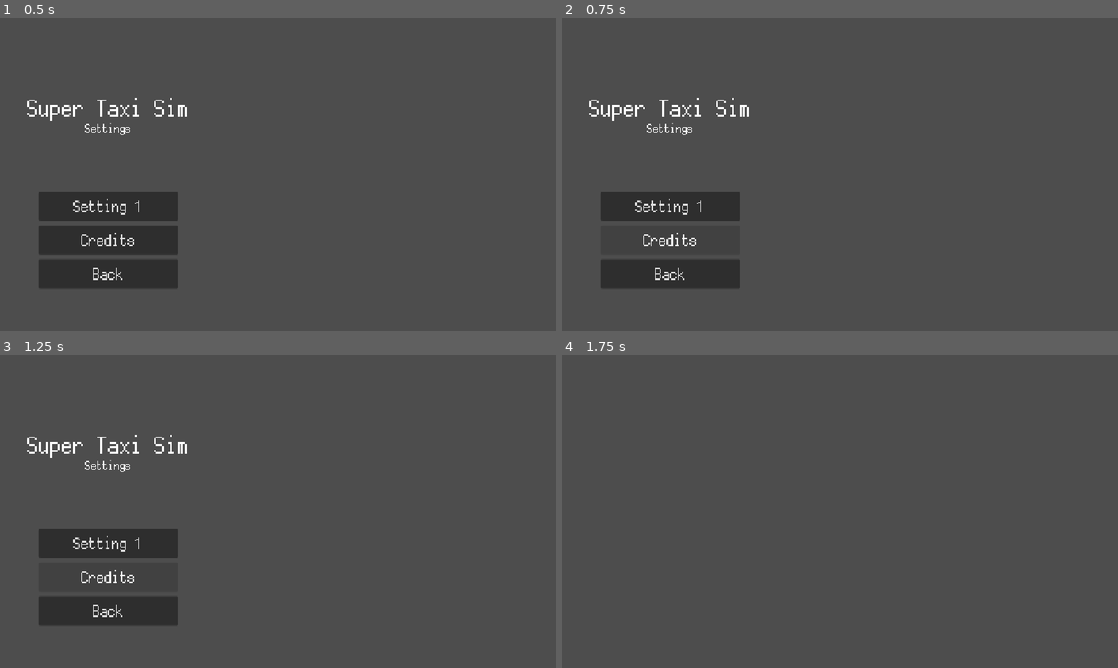
Above: before the commit, frames 1-4 (two rows, left to right).
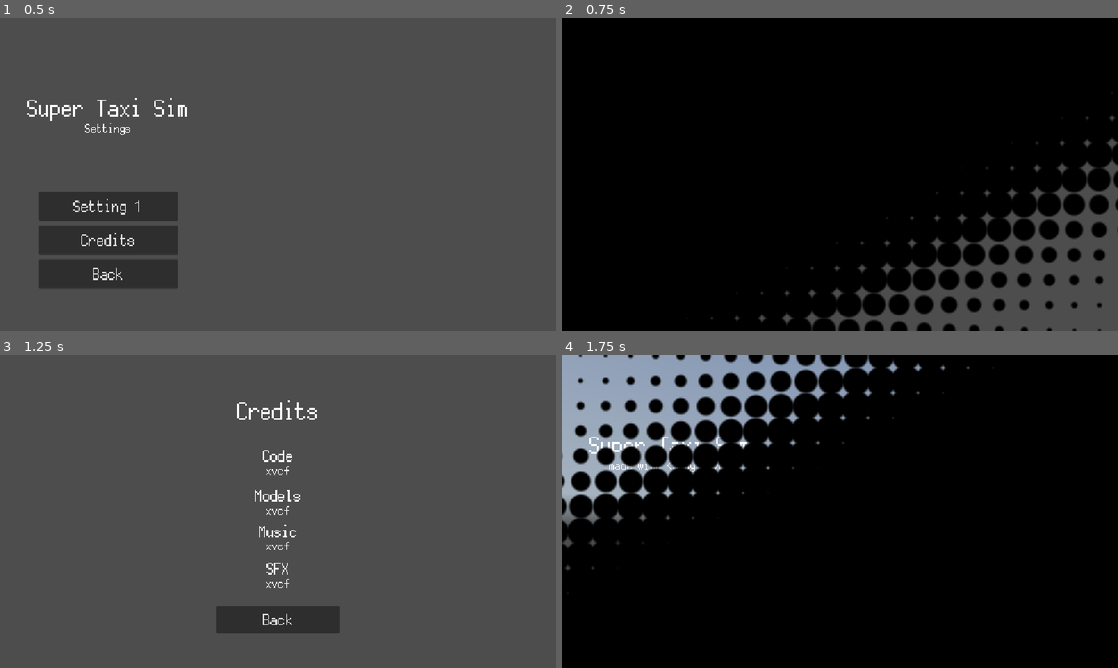
Above: after the commit, the same moments.

Repository: RafaeloxMC/super-taxi-sim
Game: Godot game, scene res://scenes/ui/settings.tscn
Same seed, same stepped clock (60 frames per second), same inputs: the game is played once before the commit and once after it. This scene is started directly instead of the project's main scene. A sky picture missing from this copy of the repository is replaced by a grey-blue gradient.
Inputs:
- Up to frame 1 (0.5 s): no input
- Up to frame 2 (0.75 s): click "Credits" at 0.5 s
- Up to frame 3 (1.25 s): no input
- Up to frame 4 (1.75 s): click "Back" at 1.25 s

Frame 1 is identical in both runs. In frame 2, 90% of the frame differs, in the area x 0-100%, y 0-100%; in frame 3, 7.6%; in frame 4, 99%.

Commit message:
Add credits & back button

Diff:
--- /dev/null
+++ b/scenes/ui/back_button.tscn
@@ -0,0 +1,18 @@
+[gd_scene load_steps=3 format=3 uid="uid://dm3rauw2fhcxt"]
+
+[ext_resource type="Theme" uid="uid://nfbuw1d6mf3f" path="res://assets/themes/ui.tres" id="1_wnl1u"]
+[ext_resource type="Script" uid="uid://rmuo0tn7tomj" path="res://scripts/ui/back_button.gd" id="2_twttt"]
+
+[node name="BackButton" type="Button"]
+anchors_preset = 15
+anchor_right = 1.0
+anchor_bottom = 1.0
+offset_right = -876.0
+offset_bottom = -582.0
+grow_horizontal = 2
+grow_vertical = 2
+theme = ExtResource("1_wnl1u")
+text = "Back"
+script = ExtResource("2_twttt")
+
+[connection signal="pressed" from="." to="." method="_on_pressed"]
--- /dev/null
+++ b/scenes/ui/credits.tscn
@@ -0,0 +1,186 @@
+[gd_scene load_steps=3 format=3 uid="uid://dsiy75genwa8o"]
+
+[ext_resource type="Theme" uid="uid://nfbuw1d6mf3f" path="res://assets/themes/ui.tres" id="1_oap8i"]
+[ext_resource type="PackedScene" uid="uid://dm3rauw2fhcxt" path="res://scenes/ui/back_button.tscn" id="2_jkvjv"]
+
+[node name="Credits" type="Control"]
+layout_mode = 3
+anchors_preset = 15
+anchor_right = 1.0
+anchor_bottom = 1.0
+grow_horizontal = 2
+grow_vertical = 2
+
+[node name="Credits" type="Label" parent="."]
+layout_mode = 1
+anchors_preset = 8
+anchor_left = 0.5
+anchor_top = 0.5
+anchor_right = 0.5
+anchor_bottom = 0.5
+offset_left = -84.0
+offset_top = -235.0
+offset_right = 84.0
+offset_bottom = -181.0
+grow_horizontal = 2
+grow_vertical = 2
+theme = ExtResource("1_oap8i")
+theme_override_font_sizes/font_size = 48
+text = "Credits"
+horizontal_alignment = 1
+
+[node name="Code" type="Label" parent="."]
+layout_mode = 1
+anchors_preset = 8
+anchor_left = 0.5
+anchor_top = 0.5
+anchor_right = 0.5
+anchor_bottom = 0.5
+offset_left = -84.0
+offset_top = -133.0
+offset_right = 84.0
+offset_bottom = -79.0
+grow_horizontal = 2
+grow_vertical = 2
+theme = ExtResource("1_oap8i")
+theme_override_font_sizes/font_size = 32
+text = "Code"
+horizontal_alignment = 1
+
+[node name="xvcf" type="Label" parent="Code"]
+layout_mode = 1
+anchors_preset = 7
+anchor_left = 0.5
+anchor_top = 1.0
+anchor_right = 0.5
+anchor_bottom = 1.0
+offset_left = -84.0
+offset_top = -20.0
+offset_right = 84.0
+offset_bottom = 34.0
+grow_horizontal = 2
+grow_vertical = 0
+theme = ExtResource("1_oap8i")
+theme_override_font_sizes/font_size = 24
+text = "xvcf"
+horizontal_alignment = 1
+
+[node name="Models" type="Label" parent="."]
+layout_mode = 1
+anchors_preset = 8
+anchor_left = 0.5
+anchor_top = 0.5
+anchor_right = 0.5
+anchor_bottom = 0.5
+offset_left = -84.0
+offset_top = -50.0
+offset_right = 84.0
+offset_bottom = 4.0
+grow_horizontal = 2
+grow_vertical = 2
+theme = ExtResource("1_oap8i")
+theme_override_font_sizes/font_size = 32
+text = "Models"
+horizontal_alignment = 1
+
+[node name="xvcf" type="Label" parent="Models"]
+layout_mode = 1
+anchors_preset = 7
+anchor_left = 0.5
+anchor_top = 1.0
+anchor_right = 0.5
+anchor_bottom = 1.0
+offset_left = -84.0
+offset_top = -20.0
+offset_right = 84.0
+offset_bottom = 34.0
+grow_horizontal = 2
+grow_vertical = 0
+theme = ExtResource("1_oap8i")
+theme_override_font_sizes/font_size = 24
+text = "xvcf"
+horizontal_alignment = 1
+
+[node name="Music" type="Label" parent="."]
+layout_mode = 1
+anchors_preset = 8
+anchor_left = 0.5
+anchor_top = 0.5
+anchor_right = 0.5
+anchor_bottom = 0.5
+offset_left = -84.0
+offset_top = 24.0
+offset_right = 84.0
+offset_bottom = 78.0
+grow_horizontal = 2
+grow_vertical = 2
+theme = ExtResource("1_oap8i")
+theme_override_font_sizes/font_size = 32
+text = "Music"
+horizontal_alignment = 1
+
+[node name="xvcf" type="Label" parent="Music"]
+layout_mode = 1
+anchors_preset = 7
+anchor_left = 0.5
+anchor_top = 1.0
+anchor_right = 0.5
+anchor_bottom = 1.0
+offset_left = -84.0
+offset_top = -20.0
+offset_right = 84.0
+offset_bottom = 34.0
+grow_horizontal = 2
+grow_vertical = 0
+theme = ExtResource("1_oap8i")
+theme_override_font_sizes/font_size = 24
+text = "xvcf"
+horizontal_alignment = 1
+
+[node name="SFX" type="Label" parent="."]
+layout_mode = 1
+anchors_preset = 8
+anchor_left = 0.5
+anchor_top = 0.5
+anchor_right = 0.5
+anchor_bottom = 0.5
+offset_left = -84.0
+offset_top = 101.0
+offset_right = 84.0
+offset_bottom = 155.0
+grow_horizontal = 2
+grow_vertical = 2
+theme = ExtResource("1_oap8i")
+theme_override_font_sizes/font_size = 32
+text = "SFX"
+horizontal_alignment = 1
+
+[node name="xvcf" type="Label" parent="SFX"]
+layout_mode = 1
+anchors_preset = 7
+anchor_left = 0.5
+anchor_top = 1.0
+anchor_right = 0.5
+anchor_bottom = 1.0
+offset_left = -84.0
+offset_top = -20.0
+offset_right = 84.0
+offset_bottom = 34.0
+grow_horizontal = 2
+grow_vertical = 0
+theme = ExtResource("1_oap8i")
+theme_override_font_sizes/font_size = 24
+text = "xvcf"
+horizontal_alignment = 1
+
+[node name="BackButton" parent="." instance=ExtResource("2_jkvjv")]
+layout_mode = 1
+anchors_preset = 7
+anchor_left = 0.5
+anchor_top = 1.0
+anchor_right = 0.5
+offset_left = -128.0
+offset_top = -128.0
+offset_right = 128.0
+offset_bottom = -72.0
+grow_vertical = 0
--- a/scenes/util/scene_manager.tscn
+++ b/scenes/util/scene_manager.tscn
@@ -1,19 +1,22 @@
-[gd_scene load_steps=7 format=3 uid="uid://b4yw6iohgl6pr"]
+[gd_scene load_steps=8 format=3 uid="uid://b4yw6iohgl6pr"]
 
 [ext_resource type="Script" uid="uid://lmju3dyvlck3" path="res://scripts/util/scene_manager.gd" id="1_we8k5"]
 [ext_resource type="PackedScene" uid="uid://cet43gqdwse05" path="res://scenes/ui/main_menu.tscn" id="2_h7lqg"]
 [ext_resource type="PackedScene" uid="uid://n0gdpr68s0ip" path="res://scenes/ui/settings.tscn" id="3_q7wi7"]
 [ext_resource type="PackedScene" uid="uid://bm5tjvuqrtah6" path="res://scenes/map/world.tscn" id="4_6k21d"]
 [ext_resource type="PackedScene" uid="uid://dl5e7qunpuvdf" path="res://scenes/ui/company_creation.tscn" id="5_70vva"]
+[ext_resource type="PackedScene" uid="uid://dsiy75genwa8o" path="res://scenes/ui/credits.tscn" id="6_btgcf"]
 [ext_resource type="PackedScene" uid="uid://c3c7dlk43ihrn" path="res://scenes/ui/transition.tscn" id="6_s4cqx"]
 
 [node name="Scene Manager" type="Node"]
 script = ExtResource("1_we8k5")
 scenes = Dictionary[String, PackedScene]({
 "create_company": ExtResource("5_70vva"),
+"credits": ExtResource("6_btgcf"),
 "main_menu": ExtResource("2_h7lqg"),
 "settings": ExtResource("3_q7wi7"),
 "world": ExtResource("4_6k21d")
 })
+scene_history = Array[PackedScene]([ExtResource("2_h7lqg")])
 
 [node name="Transition" parent="." instance=ExtResource("6_s4cqx")]
--- /dev/null
+++ b/scripts/ui/back_button.gd
@@ -0,0 +1,4 @@
+extends Button
+
+func _on_pressed() -> void:
+	SceneManager.back()
--- a/scripts/ui/settings.gd
+++ b/scripts/ui/settings.gd
@@ -16,7 +16,7 @@
 
 
 func _on_credits_pressed() -> void:
-	pass # Replace with function body.
+	SceneManager.call_scene("credits")
 
 
 func _on_back_pressed() -> void:
--- a/scripts/util/scene_manager.gd
+++ b/scripts/util/scene_manager.gd
@@ -3,12 +3,18 @@
 @export var scenes: Dictionary[String, PackedScene]
 @onready var transition: ColorRect = $Transition
 
+@export var scene_history: Array[PackedScene] = []
+
 func call_packed(scene: PackedScene) -> void:
+	GameManager.transition.emit("fwd")
+	await get_tree().create_timer(transition.duration).timeout
 	get_tree().change_scene_to_packed(scene)
+	scene_history.append(scene)
+	GameManager.transition.emit("rev")
 
 func call_scene(scene: String) -> void:
 	if scenes.get(scene):
-		GameManager.transition.emit("fwd")
-		await get_tree().create_timer(transition.duration).timeout
 		call_packed(scenes.get(scene))
-		GameManager.transition.emit("rev")
+
+func back():
+	call_packed(scene_history[scene_history.size() - 2])
Not shown, added: scripts/ui/back_button.gd.uid
